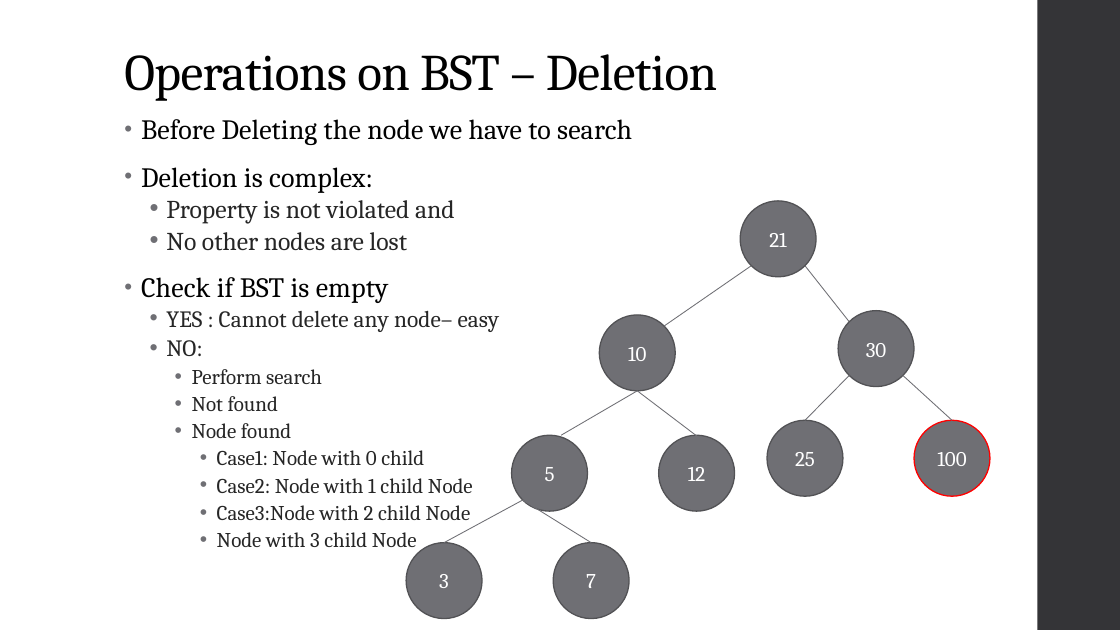
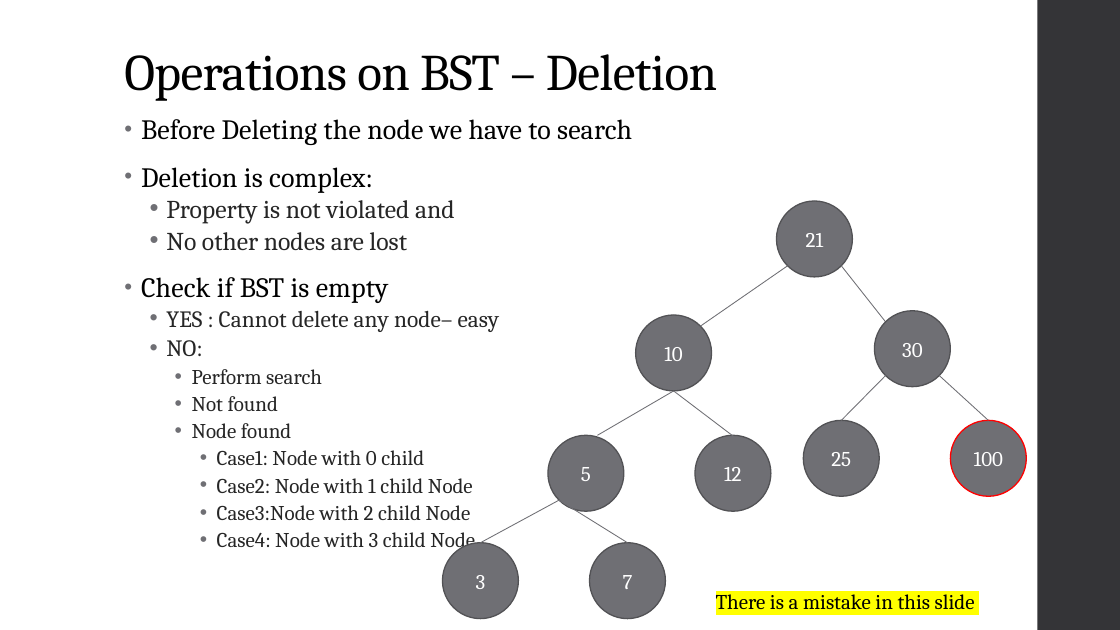
Before and after one commit to share2learnwidmanish/MVJ_Visit_28thJan2023-, a slide deck: slide 44 of DataStructure_Trees_animation_MVJ.pptx (slide 42 before the commit). Drawn at 1120x630 pixels with LibreOffice and Linux fonts; fonts in the diff are those of the drawing. Boxes give left, top, right and bottom in pixels: in the first picture for what was removed or moved away, otherwise in the second. Text is boxed around its words. In the diff, an @@ line names an element or a change of style, - is before the commit and + after.

```diff
--- a/DataStructure_Trees_animation_MVJ.pptx
+++ b/DataStructure_Trees_animation_MVJ.pptx
@@ 9 ellipses, 8 lines: place and size @@
-9 ellipses, 8 lines at (407, 201, 990, 618)
+9 ellipses, 8 lines at (443, 201, 1026, 618)
@@ text at (217, 532, 475, 552): text changed @@
-      • Node with 3 child Node
+      • Case4: Node with 3 child Node
@@ text added at (716, 590, 975, 610), 18 pt, text #000000 @@
+There is a mistake in this slide
```
Also in this commit, not shown: 29 other slides changed, 4 slides added.
